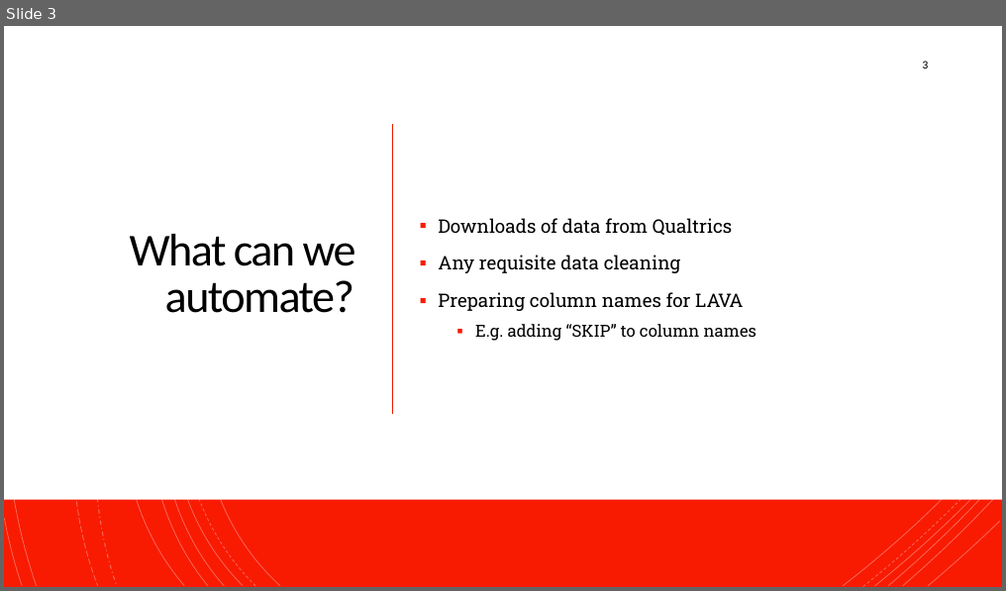
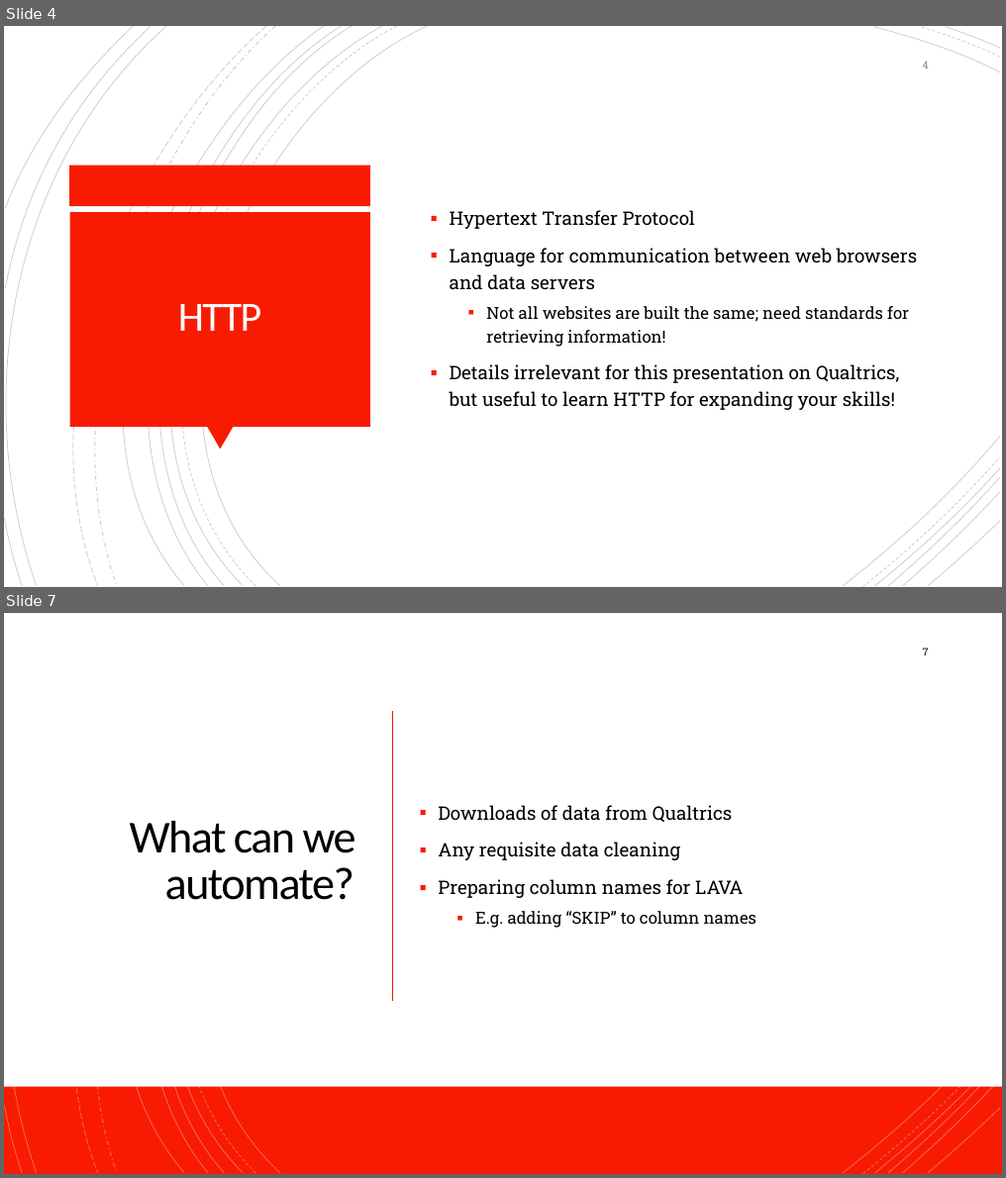
Before and after one commit to NeuroShepherd/R_Coding_Presentations, a slide deck: Automating LAVA Uploads with R/Automating Qualtrics Uploads to LAVA with R.pptx. Shown one above the other, each under a label of ours: slide 3 before the commit, slides 4 and 7 after it; the slides between them are not shown. The pictures are 1006x591 and 1006x1178 pixels, drawn with LibreOffice and Linux fonts; fonts in the diff are those of the drawing. Boxes give left, top, right and bottom in pixels: in the first picture for what was removed or moved away, otherwise in the second. Text is boxed around its words. In the diff, an @@ line names an element or a change of style, - is before the commit and + after.

Commit message:
Almost complete version of Qualtrics API presentaiton; photos for said pres.

```diff
--- a/Automating LAVA Uploads with R/Automating Qualtrics Uploads to LAVA with R.pptx
+++ b/Automating LAVA Uploads with R/Automating Qualtrics Uploads to LAVA with R.pptx
@@ slide 4 added at bbox=[4, 26, 1002, 587], background #FFFFFF; not listed: 18 template elements that a slide beside it also shows @@
@@ page number added at bbox=[923, 61, 929, 69], 10 pt, text #8C8C8C @@
+4
@@ rectangle added at bbox=[70, 166, 371, 206], fill #F81B02 @@
@@ rectangle added at bbox=[70, 212, 370, 427], fill #F81B02 @@
@@ text added at bbox=[450, 210, 917, 410], 18 pt, text #000000 @@
+▪ Hypertext Transfer Protocol
+▪ Language for communication between web browsers and data servers
+  ▪ Not all websites are built the same; need standards for retrieving information!
+▪ Details irrelevant for this presentation on Qualtrics, but useful to learn HTTP for expanding your skills!
@@ title added at bbox=[178, 304, 262, 331], 40 pt, text #FFFEFF @@
+HTTP
@@ triangle added at bbox=[207, 427, 233, 450], fill #F81B02 @@
@@ freeform shape added at bbox=[844, 436, 1000, 586], outline #000000 0.75 pt @@
@@ freeform shape added at bbox=[875, 469, 1000, 586], outline #000000 0.75 pt @@
@@ freeform shape added at bbox=[888, 477, 1000, 586], outline #000000 0.75 pt @@
@@ what was slide 3 is now slide 7 @@
@@ page number at bbox=[923, 648, 929, 656]: text changed @@
-3
+7
```
Also in this commit, not shown: 3 slides changed, 3 other slides added, 9 other files.
